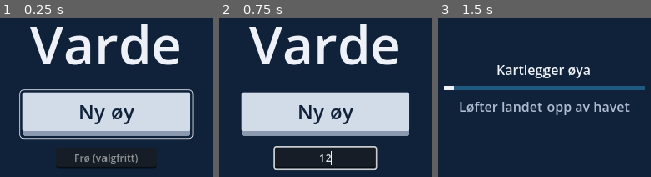
Above: before the commit, frames 1-3 (left to right).
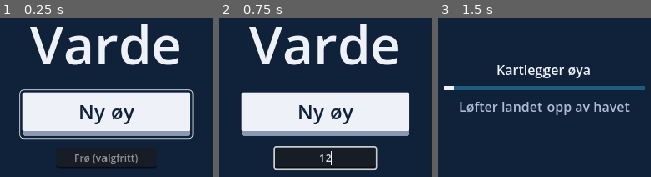
Above: after the commit, the same moments.

Repository: stommeras/varde
Game: Godot game, scene res://game/title_screen.tscn
Same seed, same stepped clock (60 frames per second), same inputs: the game is played once before the commit and once after it.
Inputs (mouse positions are in pixels of both pictures, inside the frame that each line leads up to):
- Up to frame 1 (0.25 s): no input
- Up to frame 2 (0.75 s): click (325, 157) at 0.52 s; type "12" at 0.6 s
- Up to frame 3 (1.5 s): click "Ny øy" at 1.25 s

The runs differ from the first frame. In frame 1, 18% of the frame differs, in the area x 10-90%, y 47-72%; in frame 2, 18%; in frame 3, nothing differs.

Commit message:
fix: give the start button its brightest face at rest
Co-Authored-By: Claude Opus 5.5 <noreply@anthropic.com>

Diff:
--- a/game/title_screen.gd
+++ b/game/title_screen.gd
@@ -79,7 +79,7 @@
 	var sea: Color = Ramps.RAMPS[Ramps.Terrain.WATER][0]
 	# Face color, lip color, and the lip's pixels above and below the face.
 	var states: Dictionary[String, Array] = {
-		"normal": [snow[2], snow[0], 0, BUTTON_LIP],
+		"normal": [snow[3], snow[0], 0, BUTTON_LIP],
 		"hover": [snow[3], snow[0], 0, BUTTON_LIP],
 		"pressed": [snow[2], sea, BUTTON_LIP - 1, 1],
 	}
